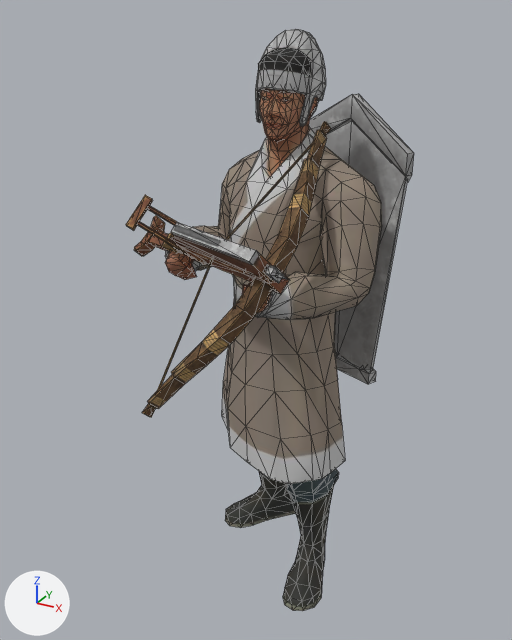
Renders of the glTF model public/assets/unit-models/30-chukonu.glb from each side of a commit.
Before and after are seen from a camera (50 mm lens) standing at (1.1, -2.24, 2.19) and looking at (-0.1, -0.06, 1.1). The lights are fixed; the arrows at lower left show +X, +Y and +Z. The picture after the commit comes second. Mesh edges are drawn as thin lines. Vertices at exactly the same position are counted once.
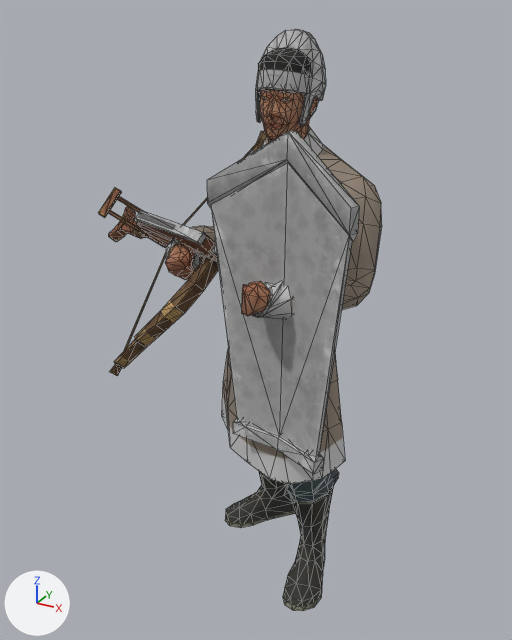
Location of each change, [x1, y1, x2, y2] in pixels of the pictures (512 x 640 px; the box of a moved part takes in the faces that stretch with it):
```json
{"object": "Mesh_0", "change": "reshaped", "before": [126, 29, 414, 611], "after": [98, 29, 382, 611]}
{"part": 1, "of": "me_mesh_0", "change": "moved or reshaped", "before": [170, 222, 272, 282], "after": [135, 210, 217, 259]}
{"part": 2, "of": "me_mesh_0", "change": "moved or reshaped", "before": [264, 265, 284, 283], "after": [211, 245, 217, 256]}
{"part": 3, "of": "me_mesh_0", "change": "moved or reshaped", "before": [276, 273, 289, 280], "on screen": "not visible afterwards"}
{"part": 4, "of": "me_mesh_0", "change": "moved or reshaped", "before": [126, 195, 153, 231], "after": [98, 187, 122, 218]}
{"part": 5, "of": "me_mesh_0", "change": "moved or reshaped", "before": [136, 221, 206, 265], "after": [107, 210, 167, 248]}
{"part": 6, "of": "me_mesh_0", "change": "moved or reshaped", "before": [147, 205, 177, 226], "after": [116, 196, 143, 213]}
{"part": 7, "of": "me_mesh_0", "change": "moved or reshaped", "before": [149, 230, 290, 294], "after": [121, 219, 218, 265]}
{"part": 8, "of": "me_mesh_0", "change": "moved or reshaped", "before": [142, 278, 272, 417], "after": [109, 257, 219, 376]}
{"part": 9, "of": "me_mesh_0", "change": "moved or reshaped", "before": [266, 121, 331, 273], "after": [214, 131, 267, 242], "on screen": "mostly hidden afterwards"}
{"part": 10, "of": "me_mesh_0", "change": "moved or reshaped", "before": [157, 257, 213, 390], "after": [124, 252, 166, 350]}
{"part": 11, "of": "me_mesh_0", "change": "moved or reshaped", "before": [226, 142, 313, 240], "after": [183, 144, 256, 225], "on screen": "mostly hidden"}
{"part": 12, "of": "me_mesh_0", "change": "moved or reshaped", "before": [134, 216, 165, 256], "after": [108, 206, 136, 242]}
{"part": 13, "of": "me_mesh_0", "change": "moved or reshaped", "before": [325, 121, 407, 370], "after": [211, 163, 352, 458]}
{"part": 14, "of": "me_mesh_0", "change": "moved or reshaped", "before": [309, 94, 414, 182], "after": [207, 130, 359, 241]}
{"part": 15, "of": "me_mesh_0", "change": "moved or reshaped", "before": [336, 356, 376, 384], "after": [233, 419, 324, 474]}
```

The change, as JSON lines over the scene's bpy script:
```json
{"block": "me_mesh_0", "where": "# used by ob_mesh_0; location = (0.0, 0.0, 0.0)"}
{"op": "remove", "block": "me_mesh_0", "code": "me_mesh_0.from_pydata(...)  # 1133 vertices, 2144 faces; spans x -0.59..0.37, y -0.73..0.38, z -0.01..2.13"}
{"op": "add", "block": "me_mesh_0", "code": "me_mesh_0.from_pydata(...)  # 1133 vertices, 2144 faces; spans x -0.94..0.4, y -0.47..0.29, z -0.01..2.13"}
{"block": "me_mesh_0", "change": "me_mesh_0 part 1: the loose piece of 16 vertices spanning x -0.29..0.18, y -0.54..-0.26, z 1.44..1.55 is moved by (-0.35, 0.26, -0.07)"}
{"block": "me_mesh_0", "change": "me_mesh_0 part 2: the loose piece of 8 vertices spanning x 0.16..0.21, y -0.5..-0.43, z 1.44..1.5 is moved by (-0.35, 0.26, -0.07)"}
{"block": "me_mesh_0", "change": "me_mesh_0 part 3: the loose piece of 9 vertices spanning x 0.17..0.25, y -0.49..-0.46, z 1.47..1.48 is moved by (-0.35, 0.26, -0.07)"}
{"block": "me_mesh_0", "change": "me_mesh_0 part 4: the loose piece of 8 vertices spanning x -0.43..-0.37, y -0.39..-0.29, z 1.5..1.61 is moved by (-0.35, 0.26, -0.07)"}
{"block": "me_mesh_0", "change": "me_mesh_0 part 5: the loose piece of 10 vertices spanning x -0.4..-0.16, y -0.37..-0.29, z 1.39..1.53 is moved by (-0.35, 0.26, -0.07)"}
{"block": "me_mesh_0", "change": "me_mesh_0 part 6: the loose piece of 10 vertices spanning x -0.39..-0.14, y -0.33..-0.25, z 1.44..1.58 is moved by (-0.35, 0.26, -0.07)"}
{"block": "me_mesh_0", "change": "me_mesh_0 part 7: the loose piece of 30 vertices spanning x -0.53..0.2, y -0.46..-0.07, z 1.35..1.49 is moved by (-0.35, 0.26, -0.07)"}
{"block": "me_mesh_0", "change": "me_mesh_0 part 8: the loose piece of 32 vertices spanning x -0.14..0.16, y -0.73..-0.39, z 1.01..1.44 is moved by (-0.35, 0.26, -0.07)"}
{"block": "me_mesh_0", "change": "me_mesh_0 part 9: the loose piece of 32 vertices spanning x 0.11..0.19, y -0.42..0.02, z 1.43..1.85 is moved by (-0.35, 0.26, -0.07)"}
{"block": "me_mesh_0", "change": "me_mesh_0 part 10: the loose piece of 6 vertices spanning x -0.13..-0.08, y -0.7..-0.37, z 1.05..1.46 is moved by (-0.35, 0.26, -0.07)"}
{"block": "me_mesh_0", "change": "me_mesh_0 part 11: the loose piece of 6 vertices spanning x -0.08..0.13, y -0.35..-0.02, z 1.48..1.81 is moved by (-0.35, 0.26, -0.07)"}
{"block": "me_mesh_0", "change": "me_mesh_0 part 12: the loose piece of 24 vertices spanning x -0.59..-0.51, y -0.16..-0.02, z 1.3..1.45 is moved by (-0.35, 0.26, -0.07)"}
{"block": "me_mesh_0", "change": "me_mesh_0 part 13: the loose piece of 12 vertices spanning x -0.2..0.36, y 0.21..0.37, z 0.83..1.81 is moved by (0.03, -0.6, -0.05)"}
{"block": "me_mesh_0", "change": "me_mesh_0 part 14: the loose piece of 15 vertices spanning x -0.21..0.37, y 0.2..0.38, z 1.62..1.9 is moved by (0.03, -0.6, -0.05)"}
{"block": "me_mesh_0", "change": "me_mesh_0 part 15: the loose piece of 27 vertices spanning x -0.1..0.29, y 0.21..0.36, z 0.78..0.86 is moved by (0.03, -0.6, -0.05)"}
```
